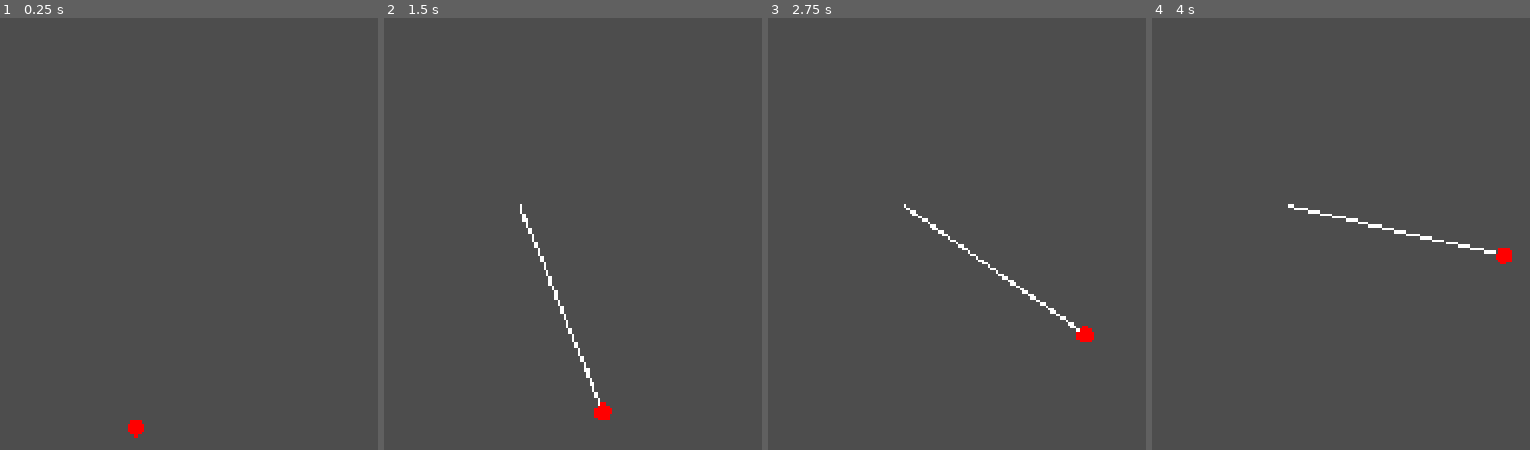
Above: before the commit, frames 1-4 (left to right).
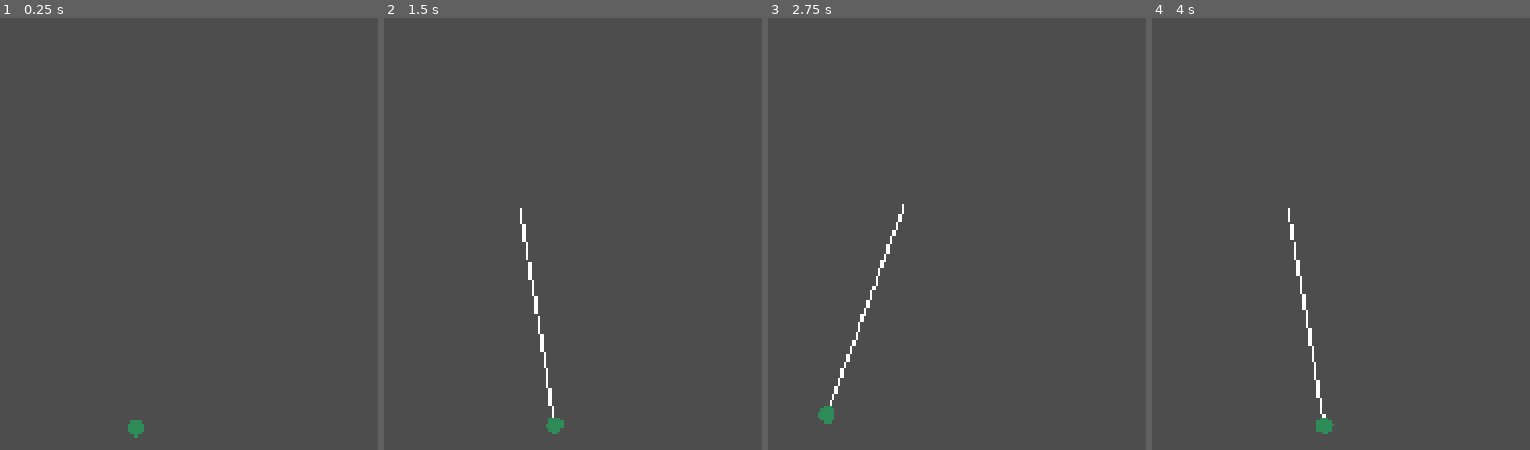
Above: after the commit, the same moments.

Repository: madgustoo/sandbox
Game: Godot game, scene res://pendulum.tscn
Same seed, same stepped clock (60 frames per second), same inputs: the game is played once before the commit and once after it. This scene is started directly instead of the project's main scene.
Inputs (mouse positions are in pixels of both pictures, inside the frame that each line leads up to):
- Up to frame 1 (0.25 s): no input
- Up to frame 2 (1.5 s): tap Enter at 0.5 s; move the mouse to (outside the picture) at 0.52 s; hold Right (ui_right) from 0.53 s (still down); click (outside the picture) at 0.6 s; move the mouse to (outside the picture) at 1.27 s; click (outside the picture) at 1.35 s
- Up to frame 3 (2.75 s): move the mouse to (outside the picture) at 2.02 s; release Right (ui_right) at 2.03 s; hold Left (ui_left) from 2.03 s (still down); click (outside the picture) at 2.1 s
- Up to frame 4 (4 s): move the mouse to (1208, 385) at 2.77 s; release Left (ui_left) at 2.78 s; hold Right (ui_right) from 2.78 s (still down); click (1208, 385) at 2.85 s; move the mouse to (outside the picture) at 3.52 s; click (outside the picture) at 3.6 s

The runs differ from the first frame. In frame 1, 0.1% of the frame differs, in the area x 33-39%, y 93-98%; in frame 2, 1.0%; in frame 3, 1.0%, in the area x 13-87%, y 43-94%; in frame 4, 1.0%.

Commit message:
Update pendulum.gd

Diff:
--- a/scripts/pendulum.gd
+++ b/scripts/pendulum.gd
@@ -2,15 +2,15 @@
 
 class_name Pendulum
 
+@export var gravity: Vector2 = Vector2(0, 9.81)
+## To control swinging, the higher the number, the higher the system willl oscillate until stopping (loss of enegery)
+@export var dampening: float = 0.98
 @export var end_position: Vector2 # The end of the rope
 
 var pivot_point: Vector2 # Point the pendulum rotates around
 var arm_length: float # Distance from pivoit_point to end_position
 
 var angle # The angle from the pivot point to which direction it's pointing
-
-@export var gravity: Vector2 = Vector2(0, 2)
-@export var dampening: float = 0.98 # To control swinging, the higher the number, the higher the system willl oscillate until stopping (loss of enegery)
 
 var angular_velocity = 0.0
 var angular_accleration = 0.0
@@ -40,12 +40,15 @@
 	set_start_position(global_position, end_position)
 
 func process_velocity(delta: float) -> void:
-	angular_accleration = (-gravity.y * delta) / arm_length * sin(angle)
+	angular_accleration = -(gravity.y * sin(angle)) / arm_length
+
+	# Integrating accleration into velocity
 	angular_velocity += angular_accleration * delta
-	angular_velocity *= dampening # dampening is a percentage which slows down the angular_velocity
-	angle += angular_velocity * delta
-	# angle = wrapf(angle, 0.0, TAU)
-	print("Angle: ", rad_to_deg(angle))
+	angular_velocity *= dampening
+
+	angle += angular_velocity
+
+	# Position of the object at the end of the pendulum
 	end_position = pivot_point + Vector2(arm_length * sin(angle), arm_length * cos(angle))
 
 # To add impulse (force) to angular velocity
@@ -53,14 +56,17 @@
 	angular_velocity += force
 
 func game_input() -> void:
-	var direction := Input.get_axis("ui_left", "ui_right")
-	if direction:
-		add_angular_velocity(direction * 0.02)
+	var direction = 0
+	if Input.is_action_just_pressed("ui_right"):
+		direction = 1
+	elif Input.is_action_just_pressed("ui_left"):
+		direction = -1
+	add_angular_velocity(direction * 0.02)
 
 func _draw() -> void:
 	var point := end_position - pivot_point
 	draw_line(Vector2.ZERO, point, Color.WHITE, 1.0, false)
-	draw_circle(point, 3.0, Color.RED)
+	draw_circle(point, 3.0, Color.SEA_GREEN)
 
 func _physics_process(delta) -> void:
 	game_input()
